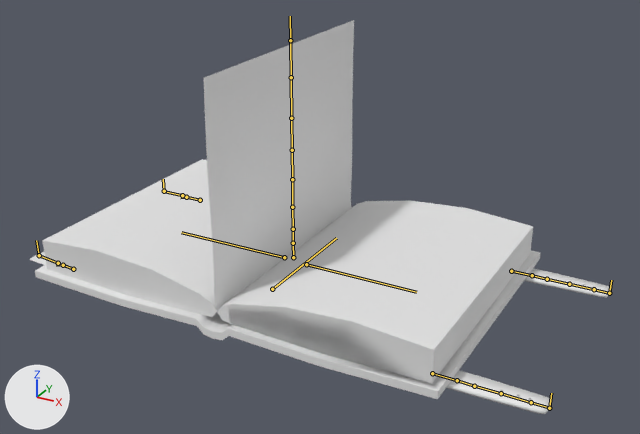
The Blender file Blender Projects/Weapon_Grimoire_v02.blend: old version first, new version second.
The view is the same before and after, from a camera (50 mm lens) standing at (3.11, -5.23, 3.02) and looking at (0.28, -0.09, 0.45). The axes (+X, +Y, +Z) are drawn at lower left. The lights are the same throughout. The picture after the commit comes second. The bones that bend it are drawn over the model as lines.

Objects in the first picture: 'le book collection'.
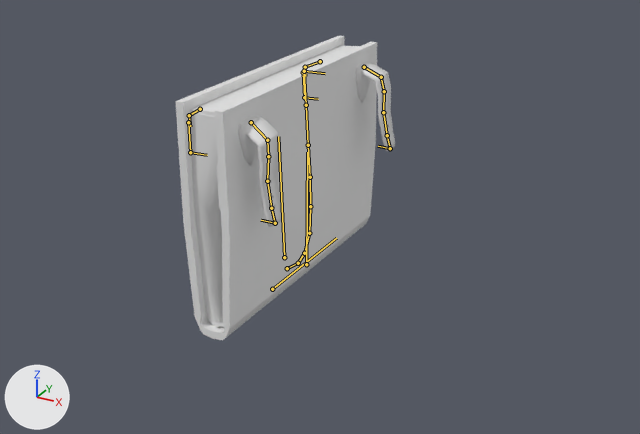
The newer file adds an action. The first version stands in its rest pose; the second is drawn at frame 48 of the action 'book closing'.

Location of each change, [x1, y1, x2, y2] in pixels of the pictures (640 x 434 px):
```json
{"object": "le book collection", "change": "posed", "before": [30, 20, 611, 414], "after": [175, 36, 395, 340], "on screen": "62% narrower, 23% shorter"}
{"bone": "cover_L", "before": "(284, 257) to (181, 232)", "after": "(284, 257) to (278, 136)"}
{"bone": "STRAP_BL_IK", "before": "(39, 255) to (36, 240)", "after": "(190, 152) to (207, 155)"}
{"bone": "STRAP_TL_IK", "before": "(164, 191) to (163, 179)", "after": "(304, 97) to (318, 99)"}
{"bone": "PAGE IK", "before": "(290, 40) to (290, 16)", "after": "(304, 71) to (325, 73)"}
{"bone": "cover_R", "before": "(306, 264) to (416, 292)", "after": "(306, 264) to (307, 152)"}
{"bone": "STRAP_BR_IK", "before": "(549, 408) to (551, 393)", "after": "(275, 223) to (261, 220)"}
{"bone": "STRAP_TR_IK", "before": "(609, 293) to (611, 280)", "after": "(390, 148) to (378, 146)"}
```

Edits to the scene script, one JSON object a line:
```json
{"block": "bone_cover_l", "where": "bone_cover_l = bpy.data.objects['Armature'].pose.bones['cover_L']  # child of 'Spine'"}
{"op": "set", "path": "bone_cover_l.rotation_quaternion", "old": "(1.0, 0.0, 0.0, 0.0)", "new": "(0.716, 0.698, -0.008, 0.0)", "note": "degrees (0, 0, 0) -> degrees (89, -1, -1)"}
{"block": "bone_strap_bl_ik", "where": "bone_strap_bl_ik = bpy.data.objects['Armature'].pose.bones['STRAP_BL_IK']  # child of 'cover_L'"}
{"op": "set", "path": "bone_strap_bl_ik.location", "old": "(0.0, 0.0, 0.0)", "new": "(0.671, -0.134, 0.0)"}
{"block": "bone_strap_tl_ik", "where": "bone_strap_tl_ik = bpy.data.objects['Armature'].pose.bones['STRAP_TL_IK']  # child of 'cover_L'"}
{"op": "set", "path": "bone_strap_tl_ik.location", "old": "(0.0, 0.0, 0.0)", "new": "(0.709, -0.156, 0.0)"}
{"block": "bone_page_ik", "where": "bone_page_ik = bpy.data.objects['Armature'].pose.bones['PAGE IK']  # child of 'cover_L'"}
{"op": "set", "path": "bone_page_ik.location", "old": "(0.0, 0.0, 0.0)", "new": "(-1.568, -1.464, -0.002)"}
{"block": "bone_cover_r", "where": "bone_cover_r = bpy.data.objects['Armature'].pose.bones['cover_R']  # child of 'Spine'"}
{"op": "set", "path": "bone_cover_r.rotation_quaternion", "old": "(1.0, 0.0, 0.0, 0.0)", "new": "(0.713, 0.702, 0.0, 0.0)", "note": "degrees (0, 0, 0) -> degrees (89, 0, 0)"}
{"block": "bone_strap_br_ik", "where": "bone_strap_br_ik = bpy.data.objects['Armature'].pose.bones['STRAP_BR_IK']  # child of 'cover_R'"}
{"op": "set", "path": "bone_strap_br_ik.location", "old": "(0.0, 0.0, 0.0)", "new": "(-1.38, -0.176, 0.0)"}
{"block": "bone_strap_tr_ik", "where": "bone_strap_tr_ik = bpy.data.objects['Armature'].pose.bones['STRAP_TR_IK']  # child of 'cover_R'"}
{"op": "set", "path": "bone_strap_tr_ik.location", "old": "(0.0, 0.0, 0.0)", "new": "(-1.346, -0.254, 0.0)"}
```
